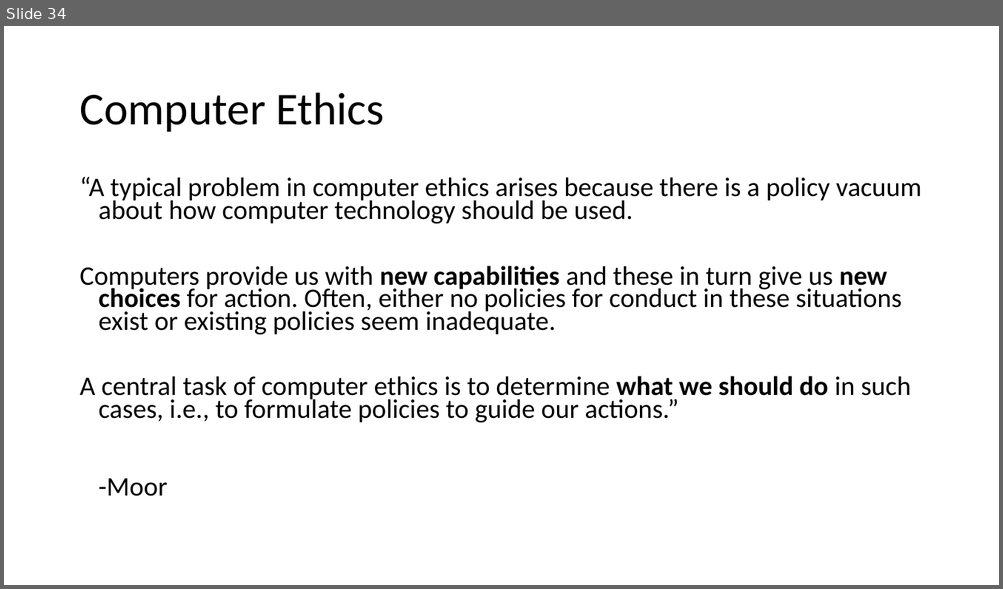
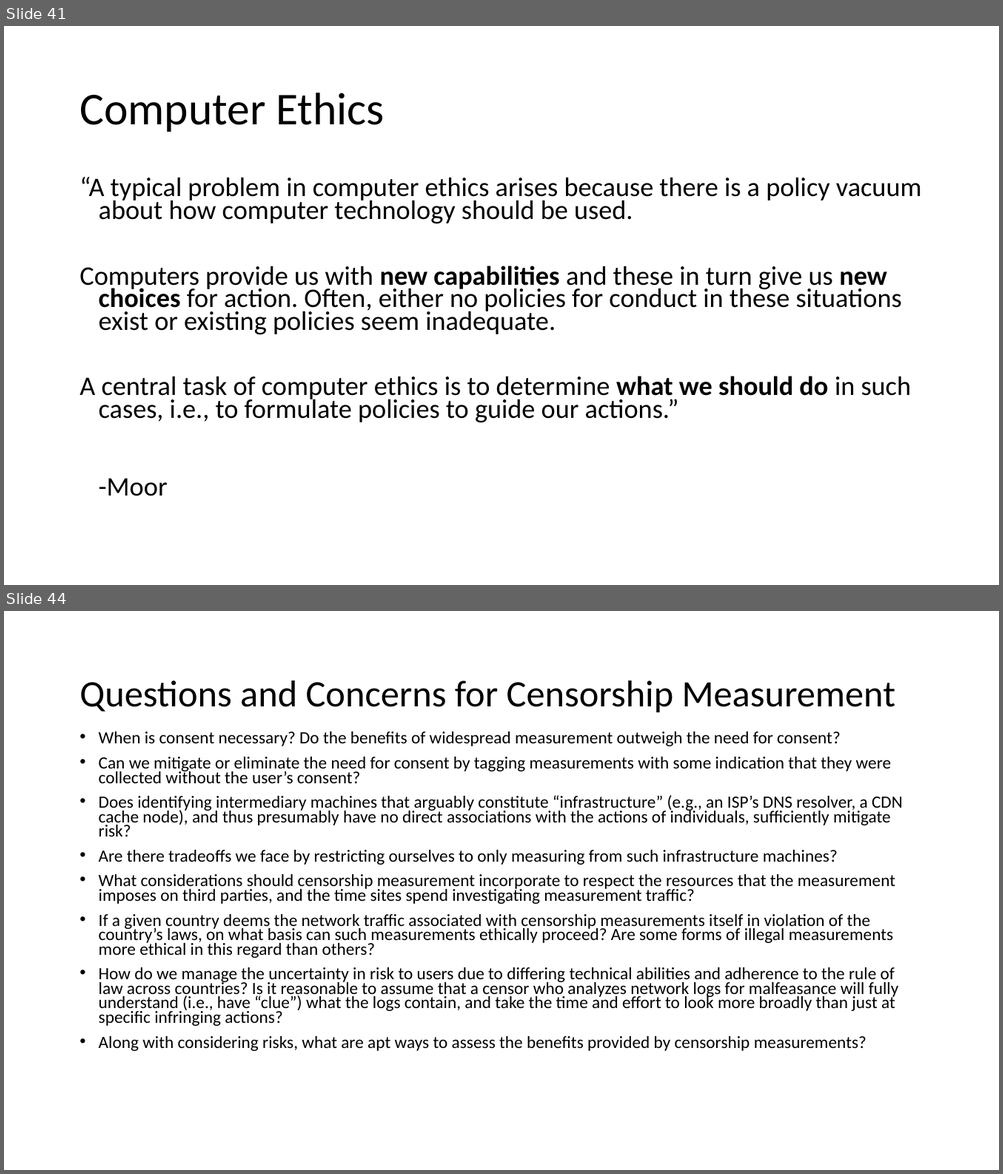
Before and after one commit to noise-lab/censorship-course, a slide deck: lectures/4-Measurement.pptx. Shown one above the other, each under a label of ours: slide 34 before the commit, slides 41 and 44 after it; the slides between them are not shown. The pictures are 1003x589 and 1003x1174 pixels, drawn with LibreOffice and Linux fonts; fonts in the diff are those of the drawing. Boxes give left, top, right and bottom in pixels: in the first picture for what was removed or moved away, otherwise in the second. Text is boxed around its words. In the diff, an @@ line names an element or a change of style, - is before the commit and + after.

```diff
--- a/lectures/4-Measurement.pptx
+++ b/lectures/4-Measurement.pptx
@@ slide 44 added at box(4, 611, 999, 1170), background #FFFFFF @@
@@ title added at box(79, 681, 895, 712), 36 pt, text #000000 @@
+Questions and Concerns for Censorship Measurement
@@ text added at box(99, 732, 902, 1051), 16.6 pt, text #000000 @@
+• When is consent necessary? Do the benefits of widespread measurement outweigh the need for consent?
+• Can we mitigate or eliminate the need for consent by tagging measurements with some indication that they were collected without the user’s consent?
+• Does identifying intermediary machines that arguably constitute “infrastructure” (e.g., an ISP’s DNS resolver, a CDN cache node), and thus presumably have no direct associations with the actions of individuals, sufficiently mitigate risk?
+• Are there tradeoffs we face by restricting ourselves to only measuring from such infrastructure machines?
+• What considerations should censorship measurement incorporate to respect the resources that the measurement imposes on third parties, and the time sites spend investigating measurement traffic?
+• If a given country deems the network traffic associated with censorship measurements itself in violation of the country’s laws, on what basis can such measurements ethically proceed? Are some forms of illegal measurements more ethical in this regard than others?
+• How do we manage the uncertainty in risk to users due to differing technical abilities and adherence to the rule of law across countries? Is it reasonable to assume that a censor who analyzes network logs for malfeasance will fully understand (i.e., have “clue”) what the logs contain, and take the time and effort to look more broadly than just at specific infringing actions?
+• Along with considering risks, what are apt ways to assess the benefits provided by censorship measurements?
@@ what was slide 34 is now slide 41 @@
```
Also in this commit, not shown: 3 slides changed, 7 other slides added, 4 slides removed, 1 other file.
